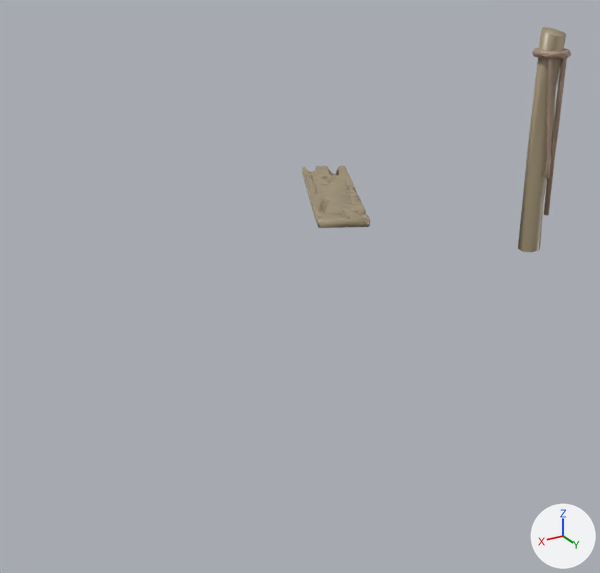
The Blender file Assets/Models/Environment/BrokenBridge2.blend as it was, and as the next commit left it.
Both versions are drawn from a 50 mm lens placed at (4.27, 5.2, 2.02), pointed at (1.28, 0.22, -0.47). Lighting does not change. The marker at lower right points along +X, +Y and +Z.
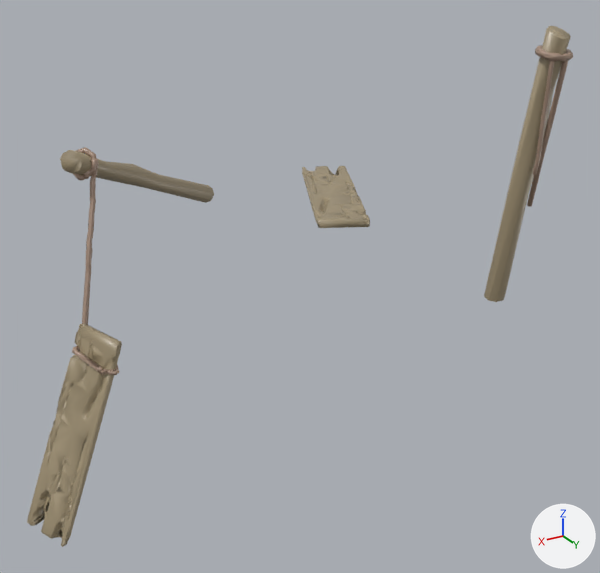
Boxes [x1, y1, x2, y2] around the edits, measured in the pictures (600 x 573 px):
'Cube_2.001', added: after [27, 323, 122, 547]
'Cylinder_2', reshaped (80% wider, 23% taller): before [518, 27, 566, 252]; after [484, 26, 571, 302]
'Cylinder_2.001', added: after [60, 150, 214, 203]
'Sweep_8', reshaped: before [542, 54, 567, 216]; after [527, 53, 569, 207]
'Sweep_8.001', added: after [73, 147, 99, 325]
'Sweep_8.002', added: after [72, 346, 119, 375]

Diff of the bpy script that builds the scene:
```diff
--- a/Assets/Models/Environment/BrokenBridge2.blend.py
+++ b/Assets/Models/Environment/BrokenBridge2.blend.py
@@ me_mesh_006 @@
 # used by ob_cylinder_2; parent = ob_pfosten_rechts; location = (0.0, 71.92, 0.0)
-me_mesh_006.from_pydata(...)  # 42 vertices, 80 faces; spans x -9.0..8.0, y -77.0..77.0, z -8.0..9.0
+me_mesh_006.from_pydata(...)  # 53 vertices, 71 faces; spans x -9.0..8.0, y -124.0..78.0, z -11.0..37.0
+# me_mesh_006 part 1: the whole mesh is rebuilt
 me_mesh_006.materials.append(mat_mat_1)
@@ me_mesh_009 @@
 me_mesh_009.from_pydata(...)  # 460 vertices, 916 faces; spans x -12.6..11.3, y 19.7..136.6, z -10.3..15.1
 # used by ob_sweep_8; parent = ob_sweep_7; location = (0.0, 0.0, 0.0)
+# me_mesh_009 part 2: the whole mesh is multiplied about its middle by the matrix ((0.994, -0.107, -0.007), (0.107, 0.986, 0.126), (-0.007, -0.126, 0.992)), then moved by (4.7, 1.2, 5.5)
 me_mesh_009.materials.append(mat_mat)
@@ ob_sweep_8_002 @@
+ob_sweep_8_002 = bpy.data.objects.new('Sweep_8.002', me_mesh_011)  # 179 vertices, 354 faces; spans x -249.8..-211.6, y 179.8..190.8, z -61.9..-36.1; in mat_mat_006 (beige #a68b77)
+ob_sweep_8_002.parent = ob_sweep_7_002
+ob_sweep_8_002.location = (211.5, 203.5, -44.89)
+ob_sweep_8_002.rotation_euler = (0.838, -0.509, 0.506)  # degrees (48, -29, 29)
@@ ob_sweep_7_002 @@
+ob_sweep_7_002 = bpy.data.objects.new('Sweep_7.002', None)
+ob_sweep_7_002.parent = ob_pfosten_rechts_002
+ob_sweep_7_002.location = (0.0, -0.723, 0.0)
+ob_sweep_7_002.rotation_euler = (0.0, -0.705, 0.0)  # degrees (0, -40, 0)
@@ ob_pfosten_rechts_002 @@
+ob_pfosten_rechts_002 = bpy.data.objects.new('pfosten_rechts.002', None)
+ob_pfosten_rechts_002.parent = ob_brücke_003
+ob_pfosten_rechts_002.location = (0.0, -5.482, 0.0)
@@ ob_brücke_003 @@
+ob_brücke_003 = bpy.data.objects.new('brücke.003', None)
+ob_brücke_003.location = (1.601, -1.765, -1.685)
+ob_brücke_003.rotation_euler = (4.418, 2.004, 3.28)  # degrees (253, 115, 188)
+ob_brücke_003.scale = (0.01, 0.01, 0.01)
@@ ob_cube_2_001 @@
+ob_cube_2_001 = bpy.data.objects.new('Cube_2.001', me_mesh_010)  # 699 vertices, 1521 faces; spans x -35.0..4.0, y -1.0..8.0, z -64.0..92.0; in mat_mat_005 (beige #a09072)
+ob_cube_2_001.parent = ob_big_board_001
+ob_cube_2_001.location = (0.0, 0.0, 0.0)
+ob_cube_2_001.rotation_euler = (-0.246, -0.455, 0.11)  # degrees (-14, -26, 6.3)
+ob_cube_2_001.scale = (0.01, 0.01, 0.01)
@@ ob_big_board_001 @@
+ob_big_board_001 = bpy.data.objects.new('big_board.001', None)
+ob_big_board_001.parent = ob_bretter_002
+ob_big_board_001.location = (0.0, 0.0, 0.0)
+ob_big_board_001.rotation_euler = (-0.341, 0.855, -0.261)  # degrees (-20, 49, -15)
+ob_big_board_001.scale = (0.01, 0.01, 0.01)
@@ ob_bretter_002 @@
+ob_bretter_002 = bpy.data.objects.new('bretter.002', None)
+ob_bretter_002.parent = ob_brücke_002
+ob_bretter_002.location = (0.0, 0.0, 0.0)
+ob_bretter_002.rotation_euler = (-0.221, 0.0, 0.0)  # degrees (-13, 0, 0)
+ob_bretter_002.scale = (0.01, 0.01, 0.01)
@@ ob_brücke_002 @@
+ob_brücke_002 = bpy.data.objects.new('brücke.002', None)
+ob_brücke_002.location = (2.917, 0.193, -1.176)
+ob_brücke_002.rotation_euler = (-0.379, -2.819, -0.975)  # degrees (-22, -162, -56)
+ob_brücke_002.scale = (0.01, 0.01, 0.01)
@@ ob_sweep_8_001 @@
+ob_sweep_8_001 = bpy.data.objects.new('Sweep_8.001', me_mesh_002)  # 444 vertices, 880 faces; spans x -12.3..69.5, y 117.9..138.1, z -111.1..10.3; in mat_mat_004 (beige #a68b77)
+ob_sweep_8_001.parent = ob_sweep_7_001
+ob_sweep_8_001.location = (0.0, 0.0, 0.0)
@@ ob_sweep_7_001 @@
+ob_sweep_7_001 = bpy.data.objects.new('Sweep_7.001', None)
+ob_sweep_7_001.parent = ob_pfosten_rechts_001
+ob_sweep_7_001.location = (0.0, -0.723, 0.0)
+ob_sweep_7_001.rotation_euler = (0.0, -0.705, 0.0)  # degrees (0, -40, 0)
@@ ob_pfosten_rechts_001 @@
+ob_pfosten_rechts_001 = bpy.data.objects.new('pfosten_rechts.001', None)
+ob_pfosten_rechts_001.parent = ob_brücke_001
+ob_pfosten_rechts_001.location = (0.0, -5.482, 0.0)
@@ ob_brücke_001 @@
+ob_brücke_001 = bpy.data.objects.new('brücke.001', None)
+ob_brücke_001.location = (1.601, -0.992, 0.0)
+ob_brücke_001.rotation_euler = (4.418, 2.004, 3.28)  # degrees (253, 115, 188)
+ob_brücke_001.scale = (0.01, 0.01, 0.01)
@@ ob_cylinder_2_001 @@
+ob_cylinder_2_001 = bpy.data.objects.new('Cylinder_2.001', me_mesh_005)  # 53 vertices, 71 faces; spans x -9.0..8.0, y -124.0..78.0, z -11.0..37.0; in mat_mat_003 (beige #a09072)
+ob_cylinder_2_001.parent = ob_pfosten_rechts_001
+ob_cylinder_2_001.location = (0.0, 71.92, 0.0)
```
